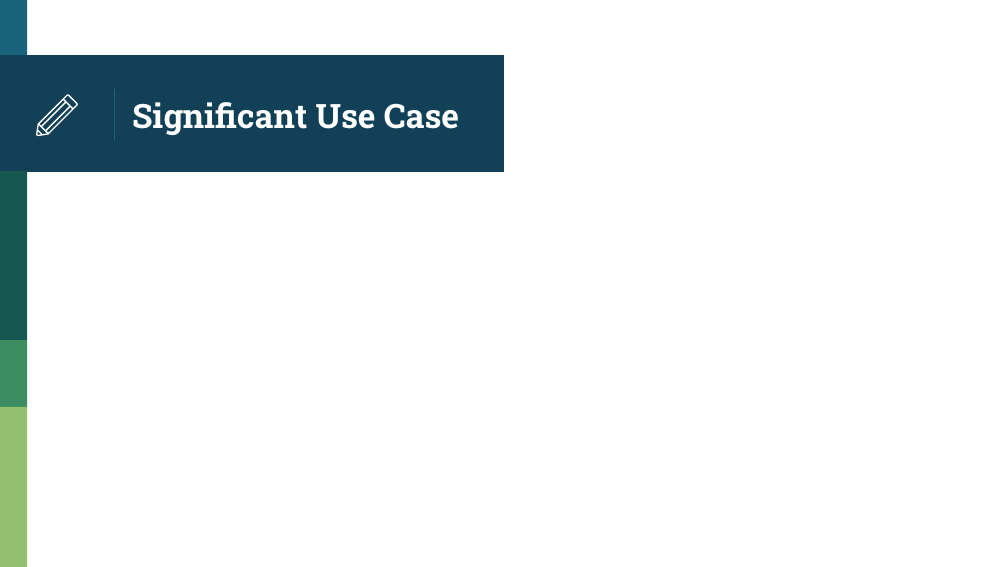
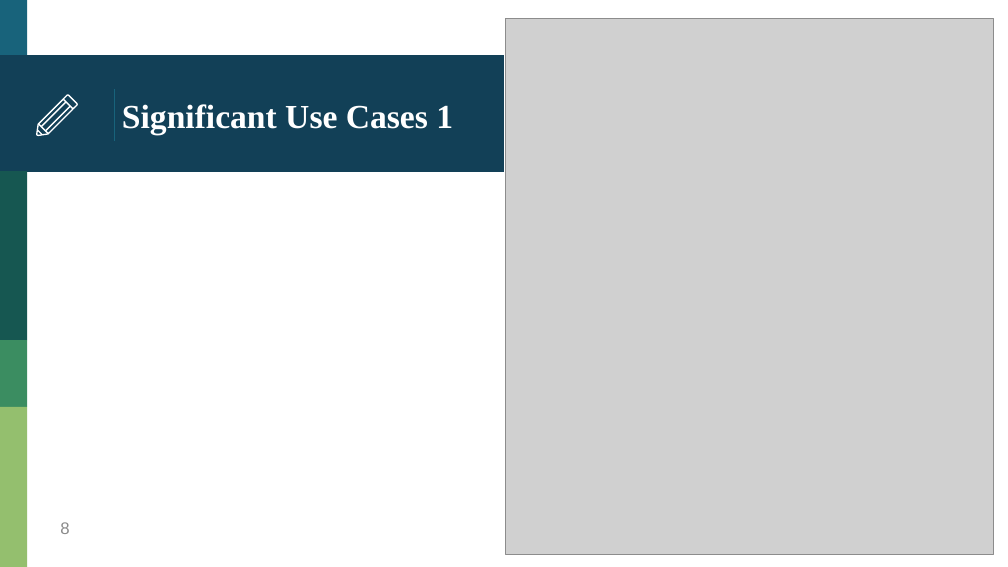
Before and after one commit to HankTwZhong/OOAD, a slide deck: slide 8 of OOAD_Midterm.pptx (slide 7 before the commit). Drawn at 1008x567 pixels with LibreOffice and Linux fonts; fonts in the diff are those of the drawing; grey boxes stand for pictures. Boxes give left, top, right and bottom in pixels: in the first picture for what was removed or moved away, otherwise in the second. Text is boxed around its words. In the diff, an @@ line names an element or a change of style, - is before the commit and + after.

```diff
--- a/OOAD_Midterm.pptx
+++ b/OOAD_Midterm.pptx
@@ picture added at box(506, 18, 994, 554) @@
@@ title at box(122, 104, 453, 135): text changed; font Roboto Slab to Times New Roman @@
-Significant Use Case
+Significant Use Cases 1
@@ page number added at box(60, 522, 69, 534), 12 pt, text #8C8C8C @@
+8
```
Also in this commit, not shown: 15 other slides changed, 12 slides added, 19 other files.
